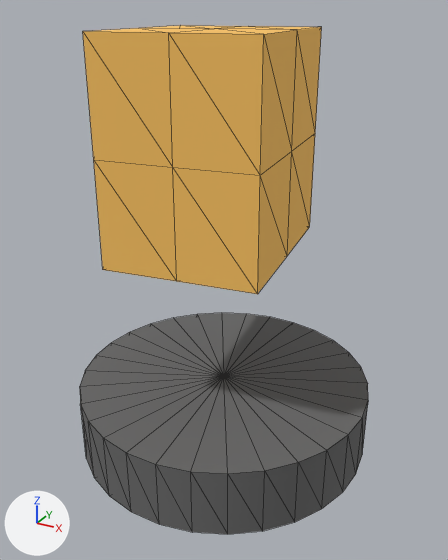
The glTF model src/assets/models/portals/cubOrange.glb: old version first, new version second.
Both versions are drawn from a 50 mm camera at (15.7, -28.5, 24.6) aimed at (0.3, -0.5, 10.6). Lighting does not change. The marker at lower left points along +X, +Y and +Z. Mesh edges are drawn as thin lines. Where no turn or scale is listed for an object, it has been applied to the vertices. Vertices at the same position are counted once.

Objects in the first picture: '011_Box_11', '012_Cylinder_-_baked_11'.
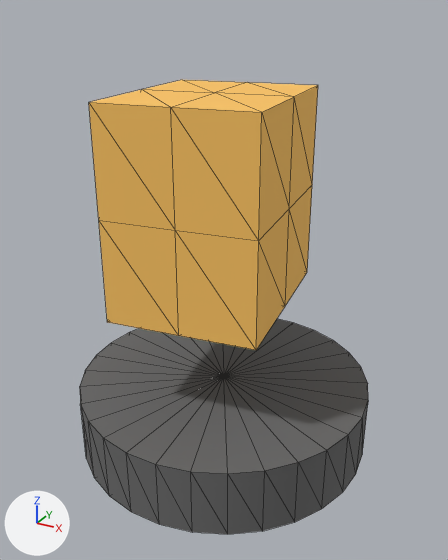
Location of each change, [x1, y1, x2, y2] in pixels of the pictures (448 x 560 px):
'011_Box_11', mesh moved
    before: [83, 25, 322, 294]
    after: [89, 80, 318, 350]

What the commit changed:
me_011_box_11 has 26 vertices, 48 faces and spans x -5.25..4.38, y -5.89..5.53, z 12.38..23.65.
me_011_box_11 is used by ob_011_box_11; location (0.0, 0.0, 0.0).
me_011_box_11 part 1: the whole mesh is moved by (0.0, 0.0, -3.0).
